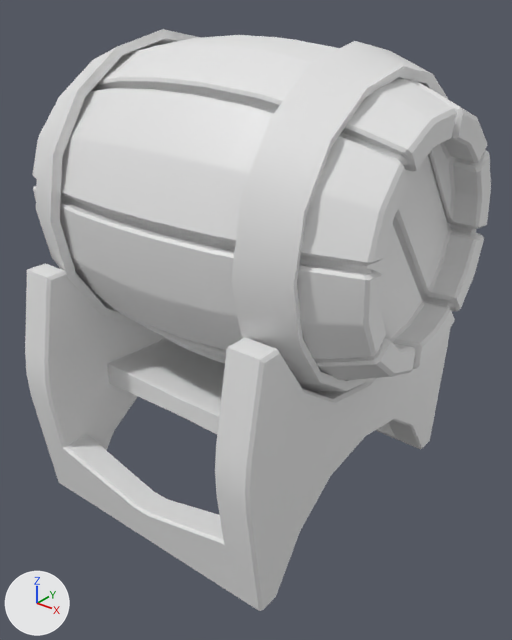
The FBX model Assets/Dungeon/Models/Barrel.fbx, before and after one commit.
Rendered twice from a 50 mm lens placed at (1.52, -1.87, 0.72), pointed at (0.05, -0.04, -0.42). Lighting does not change. The marker at lower left points along +X, +Y and +Z. Where no turn or scale is listed for an object, it has been applied to the vertices.

The older version as bpy lines, for what is in view:
```python
me_barrel_001 = bpy.data.meshes.new('Barrel.001')
me_barrel_001.from_pydata(...)  # 2223 vertices, 2224 faces; spans x -0.704..0.704, y -0.547..0.547, z -0.547..0.547
me_barrel_001.materials.append(mat_barrel_wood)  # white #e7e7e7
me_barrel_holder_014 = bpy.data.meshes.new('Barrel Holder.014')
me_barrel_holder_014.from_pydata(...)  # 401 vertices, 402 faces; spans x -0.519..0.519, y -0.659..0.659, z -0.419..0.504
me_barrel_holder_014.materials.append(mat_barrel_holder)  # white #e7e7e7
me_barrel_metal = bpy.data.meshes.new('Barrel Metal')
me_barrel_metal.from_pydata(...)  # 128 vertices, 128 faces; spans x -0.546..0.546, y -0.555..0.555, z -0.555..0.555
me_barrel_metal.materials.append(mat_barrel_metal)  # white #e7e7e7
ob_barrel = bpy.data.objects.new('Barrel', me_barrel_001)
ob_barrel.location = (0.0, 0.0, 0.0)
ob_barrel_holder = bpy.data.objects.new('Barrel Holder', me_barrel_holder_014)
ob_barrel_holder.location = (-0.002, 0.008, -0.691)
ob_barrel_metal = bpy.data.objects.new('Barrel Metal', me_barrel_metal)
ob_barrel_metal.location = (0.0, 0.0, 0.0)
```
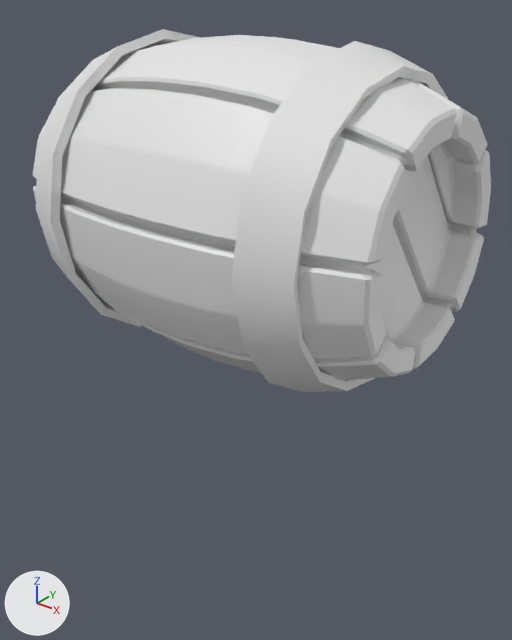
What differs and where, as boxes (x1, y1, x2, y2) in the pictures (512 x 640 px):
'Barrel Holder', deleted: before (25, 263, 450, 611)

What changed in the scene script:
```text
Remove ob_barrel_holder:
    ob_barrel_holder = bpy.data.objects.new('Barrel Holder', me_barrel_holder_014)
    ob_barrel_holder.location = (-0.002, 0.008, -0.691)
```
